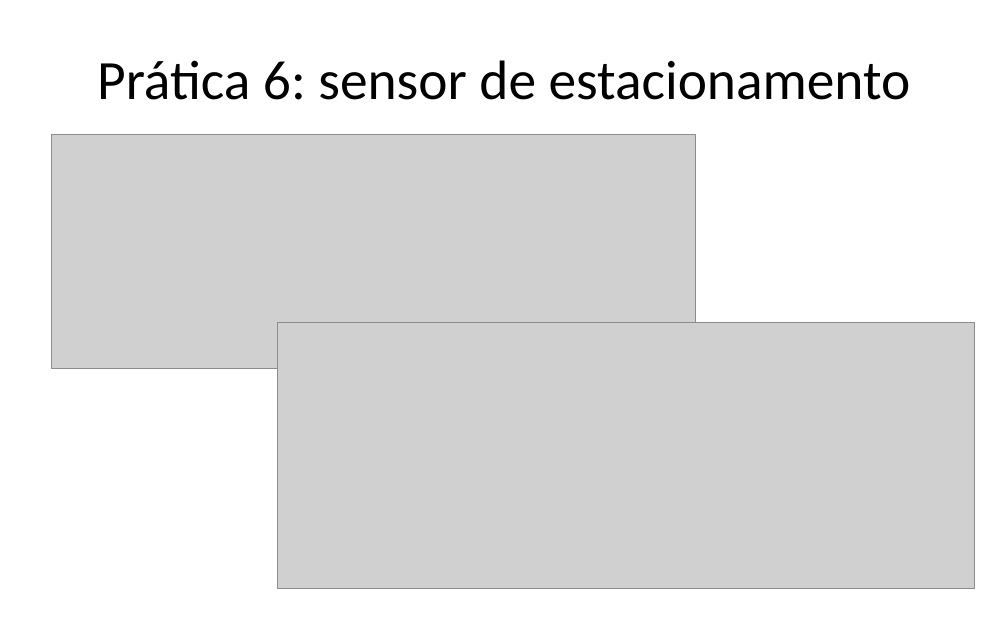
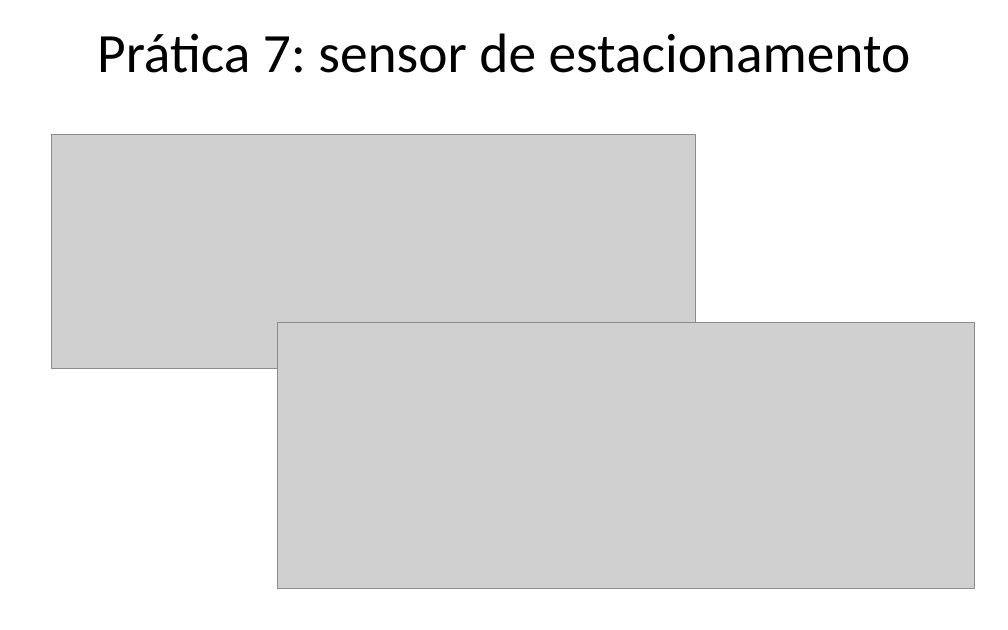
Before and after one commit to Gabrielgps25/Voluntariado-Arduino-Alpha, a slide deck: slide 27 of apresentacaoDeApoioArduinoIVoluntarios.pptx. Drawn at 1008x630 pixels with LibreOffice and Linux fonts; fonts in the diff are those of the drawing; grey boxes stand for pictures. Boxes give left, top, right and bottom in pixels: in the first picture for what was removed or moved away, otherwise in the second. Text is boxed around its words. In the diff, an @@ line names an element or a change of style, - is before the commit and + after.

```diff
--- a/apresentacaoDeApoioArduinoIVoluntarios.pptx
+++ b/apresentacaoDeApoioArduinoIVoluntarios.pptx
@@ title at (97,33,911,73): text changed @@
-Prática 6: sensor de estacionamento
+Prática 7: sensor de estacionamento
```
Also in this commit, not shown: 20 other slides changed, 3 slides added, 2 other files.
